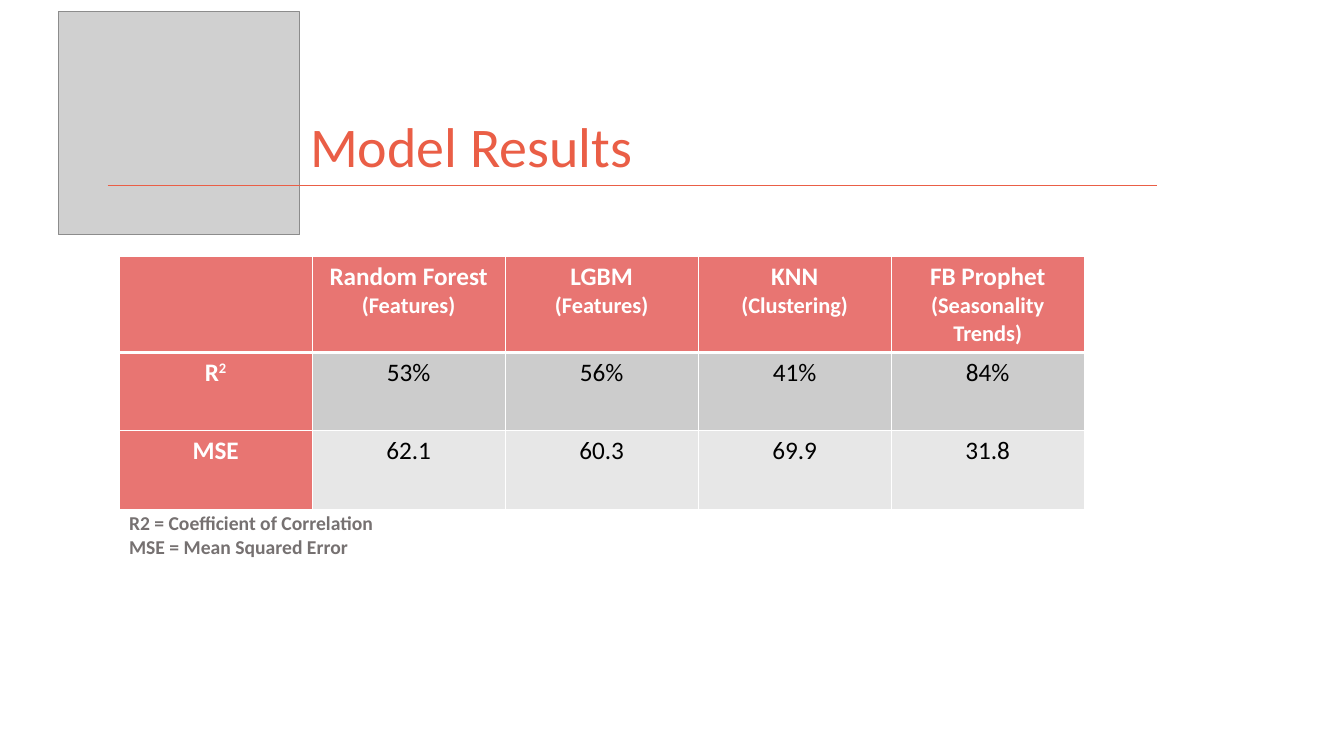
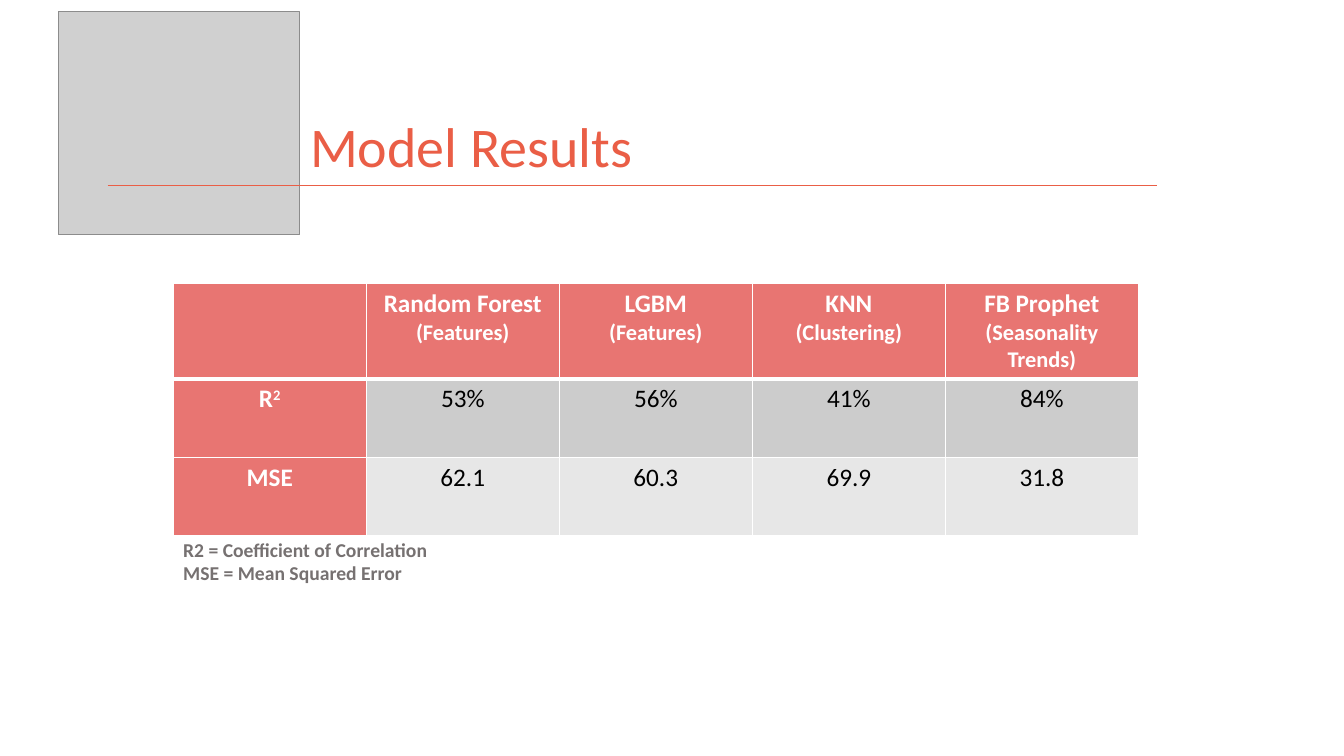
Before and after one commit to kman4/AirbnbPredictions, a slide deck: slide 15 of Airbnb Price Predictions (Model).pptx. Drawn at 1344x756 pixels with LibreOffice and Linux fonts; fonts in the diff are those of the drawing; grey boxes stand for pictures. Boxes give left, top, right and bottom in pixels: in the first picture for what was removed or moved away, otherwise in the second. Text is boxed around its words. In the diff, an @@ line names an element or a change of style, - is before the commit and + after.

```diff
--- a/Airbnb Price Predictions (Model).pptx
+++ b/Airbnb Price Predictions (Model).pptx
@@ table: place and size @@
-table at (119, 257, 1087, 508)
+table at (173, 283, 1141, 534)
@@ text "R2 = Coefficient of Correlation": place and size @@
-text "R2 = Coefficient of Correlation" at (129, 516, 372, 557)
+text "R2 = Coefficient of Correlation" at (183, 543, 427, 583)
```
Also in this commit, not shown: 4 other slides changed, 2 other files.
